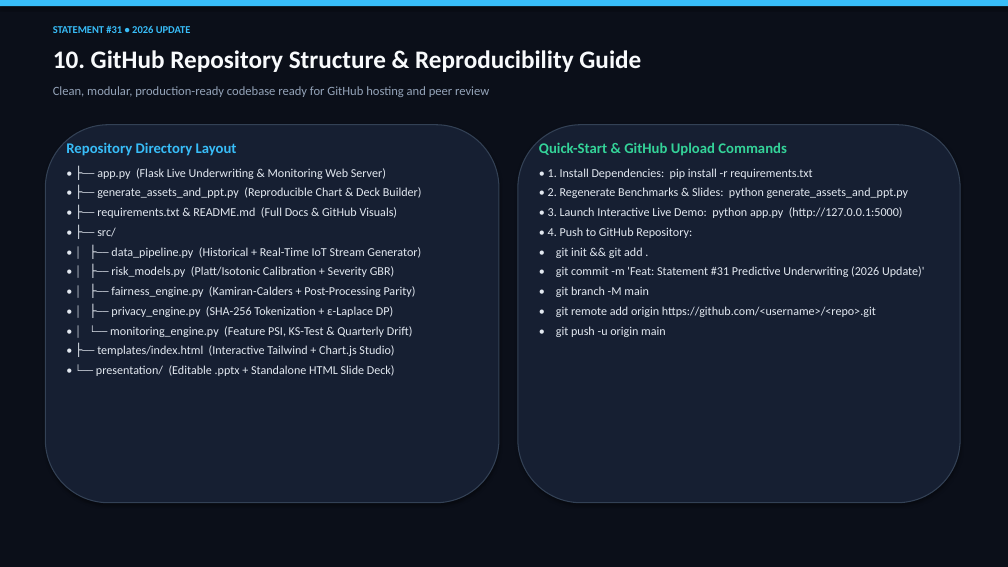
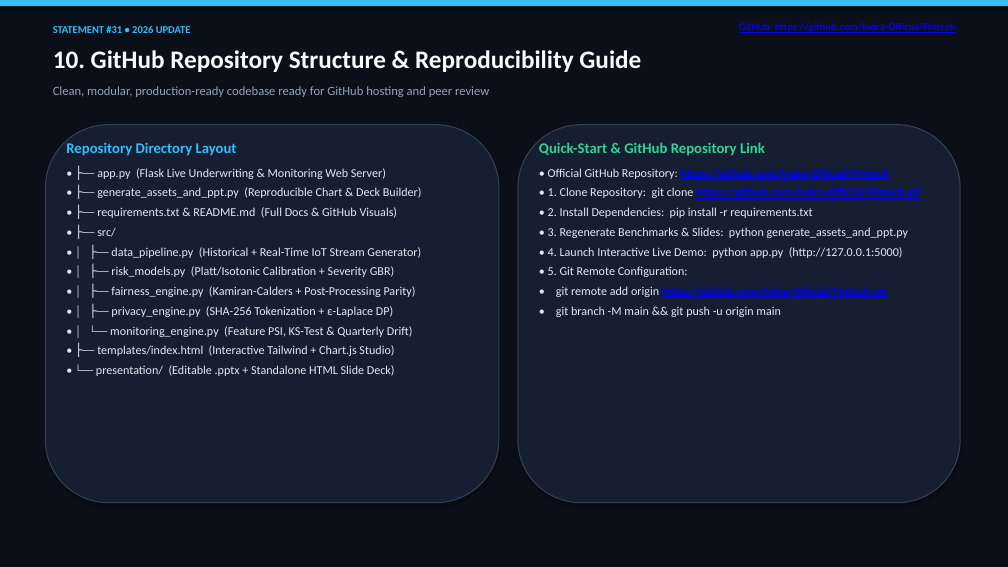
Before and after one commit to Indra-Official/FIntech, a slide deck: slide 11 of presentation/Predictive_Underwriting_Statement31_Presentation.pptx. Drawn at 1008x567 pixels with LibreOffice and Linux fonts; fonts in the diff are those of the drawing. Boxes give left, top, right and bottom in pixels: in the first picture for what was removed or moved away, otherwise in the second. Text is boxed around its words. In the diff, an @@ line names an element or a change of style, - is before the commit and + after.

```diff
--- a/presentation/Predictive_Underwriting_Statement31_Presentation.pptx
+++ b/presentation/Predictive_Underwriting_Statement31_Presentation.pptx
@@ text added at [739, 22, 955, 33], 10 pt, text #0000FF, bold, underline @@
+GitHub: https://github.com/Indra-Official/FIntech
@@ text at [539, 142, 920, 317]: text changed @@
-Quick-Start & GitHub Upload Commands
-• 1. Install Dependencies: pip install -r requirements.txt
-• 2. Regenerate Benchmarks & Slides: python generate_assets_and_ppt.py
-• 3. Launch Interactive Live Demo: python app.py (http://127.0.0.1:5000)
-• 4. Push to GitHub Repository:
-• git init && git add .
-• git commit -m 'Feat: Statement #31 Predictive Underwriting (2026 Update)'
-• git branch -M main
-• git remote add origin https://github.com/<username>/<repo>.git
-• git push -u origin main
+Quick-Start & GitHub Repository Link
+• Official GitHub Repository: https://github.com/Indra-Official/FIntech
+• 1. Clone Repository: git clone https://github.com/Indra-Official/FIntech.git
+• 2. Install Dependencies: pip install -r requirements.txt
+• 3. Regenerate Benchmarks & Slides: python generate_assets_and_ppt.py
+• 4. Launch Interactive Live Demo: python app.py (http://127.0.0.1:5000)
+• 5. Git Remote Configuration:
+• git remote add origin https://github.com/Indra-Official/FIntech.git
+• git branch -M main && git push -u origin main
```
Also in this commit, not shown: 11 other slides changed, 5 other files.
